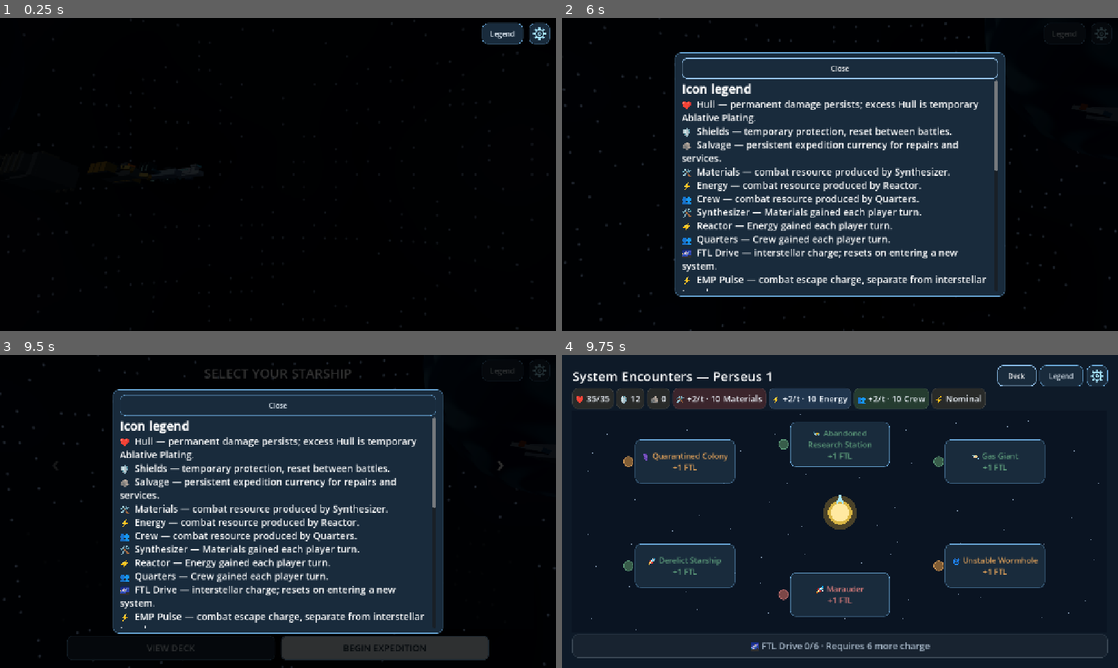
Above: before the commit, frames 1-4 (two rows, left to right).
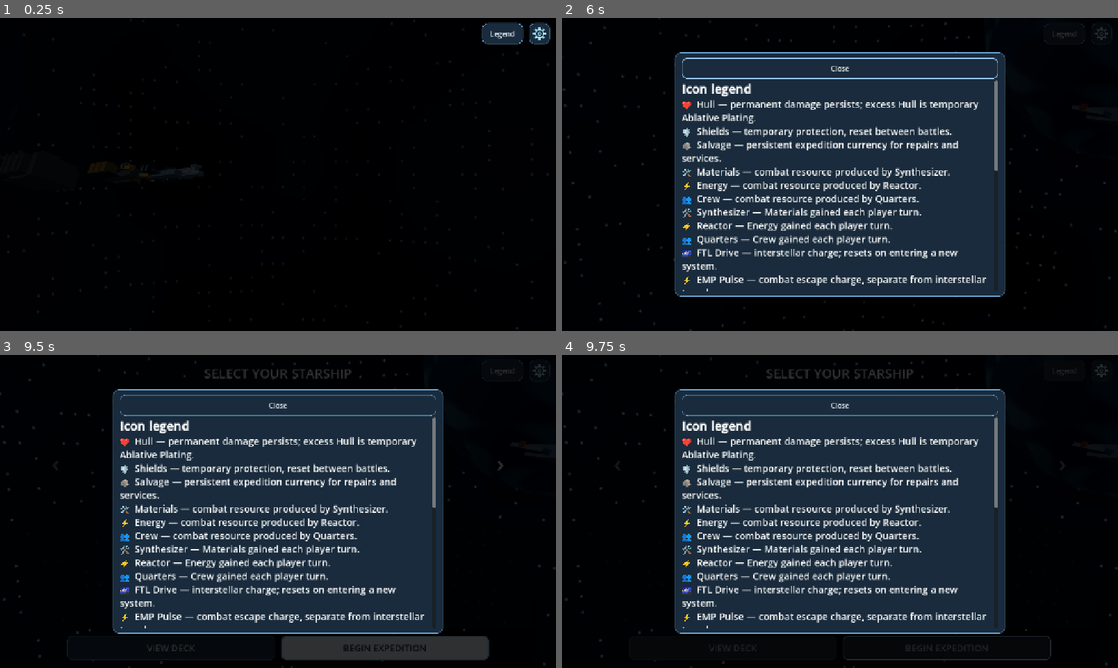
Above: after the commit, the same moments.

Repository: RPGMaster2000/arcospace
Game: Godot game, scene res://scenes/battle_setup.tscn
Same seed, same stepped clock (60 frames per second), same inputs: the game is played once before the commit and once after it. Sound files missing from this copy of the repository are replaced by a short silence.
Inputs (mouse positions are in pixels of both pictures, inside the frame that each line leads up to):
- Up to frame 1 (0.25 s): no input
- Up to frame 2 (6 s): click "Legend" at 0.5 s; click (1101, 33) at 1.25 s; move the mouse to (962, 158) at 2.02 s; hold Right (ui_right) 2.03-2.75 s; tap Tab at 2.1, 3.6, 5.1 s; click (962, 158) at 2.17 s; drag from (728, 190) to (812, 237) at 2.77 s; move the mouse to (895, 105) at 3.52 s; hold Right (ui_right) 3.53-4.25 s; drag from (812, 237) to (673, 127) at 4.27 s; move the mouse to (1006, 221) at 5.02 s; hold Left (ui_left) 5.03-5.75 s; drag from (673, 127) to (756, 96) at 5.77 s
- Up to frame 3 (9.5 s): click "BEGIN EXPEDITION" at 6.5 s; click "BEGIN EXPEDITION" at 7.25 s; click "›" at 8 s; click "VIEW DECK" at 8.75 s
- Up to frame 4 (9.75 s): tap Enter (ui_accept) at 9.5 s; move the mouse to (867, 511) at 9.52 s; hold Down (ui_down) from 9.53 s (still down); tap Tab at 9.6 s; click (867, 511) at 9.67 s

Frames 1-3 are identical in both runs. In frame 4, 88% of the frame differs, in the area x 0-100%, y 0-100%.

Commit message:
Add ship departure and guarded expedition reveal transitions

Diff:
--- a/scenes/battle_setup.tscn
+++ b/scenes/battle_setup.tscn
@@ -145,3 +145,10 @@
 offset_right = -76.0
 offset_bottom = 60.0
 text = "Legend"
+
+[node name="Transition" type="ColorRect" parent="."]
+visible = false
+anchors_preset = 15
+anchor_right = 1.0
+anchor_bottom = 1.0
+color = Color(1, 1, 1, 1)
--- a/scripts/battle_setup.gd
+++ b/scripts/battle_setup.gd
@@ -4,6 +4,12 @@
 const Save = preload("res://scripts/persistence/expedition_save.gd")
 const Ships = preload("res://scripts/ships/ship_library.gd")
 const Presentation = preload("res://scripts/ui/encounter_presentation.gd")
+@export_group("Gameplay transition")
+@export_range(0.05, 3) var white_fade_duration: float = 0.35
+@export_range(0.05, 3) var map_reveal_duration: float = 1.0
+@export_range(0.05, 1) var continue_fade_duration: float = 0.18
+var transition_tween: Tween
+var launch_data: Dictionary = {}
 var save_store = Save.new()
 var saved_run: Dictionary = {}
 var initial_settings: Dictionary = {}
@@ -33,6 +39,7 @@
 	deck_button.pressed.connect(func(): deck_viewer.show_ship(Ships.PLAYERS[selected_ship]))
 	showcase.populate(Ships.PLAYERS)
 	showcase.selection_ready.connect(_selection_ready)
+	showcase.departure_finished.connect(func(): _fade_to_game(launch_data, white_fade_duration))
 	selected_ship = clampi(int(initial_settings.get("player_ship", 0)), 0, Ships.PLAYERS.size() - 1)
 	_select(selected_ship)
 	previous_ship.pressed.connect(_navigate.bind(-1))
@@ -134,6 +141,7 @@
 
 
 func _request_new() -> void:
+	if showcase.phase != showcase.Phase.SHIP_SELECTION: return
 	if not saved_run.is_empty() or FileAccess.file_exists(save_store.path):
 		overwrite_confirmation.popup_centered(Vector2i(520, 180))
 	else:
@@ -141,30 +149,68 @@
 
 
 func _start() -> void:
+	if showcase.phase != showcase.Phase.SHIP_SELECTION: return
 	var candidate = preload("res://scripts/expedition_state.gd").new()
 	candidate.start(selected_ship, preload("res://encounters/expedition_rules.tres"))
 	if not save_store.save_run(candidate):
 		save_notice.dialog_text = save_store.error
 		save_notice.popup_centered(Vector2i(520, 180))
 		return
-	_launch({"state": candidate, "battle": {}})
+	launch_data = {"state": candidate, "battle": {}}
+	_set_actions_enabled(false)
+	showcase.select_ship(selected_ship, true)
+	showcase.depart()
 
 
 func _continue_expedition() -> void:
+	if showcase.phase != showcase.Phase.SHIP_SELECTION: return
 	var loaded: Dictionary = save_store.load_run()
 	if loaded.is_empty():
 		save_notice.dialog_text = save_store.error if not save_store.error.is_empty() else "No active expedition remains."
 		save_notice.popup_centered(Vector2i(520, 180))
 		return
-	_launch(loaded)
+	_fade_to_game(loaded, continue_fade_duration)
+
+
+func _fade_to_game(data: Dictionary, seconds: float) -> void:
+	_set_actions_enabled(false)
+	showcase.phase = showcase.Phase.LOADING
+	$Transition.show()
+	$Transition.modulate.a = 0.0
+	transition_tween = create_tween()
+	transition_tween.tween_property($Transition, "modulate:a", 1.0, minf(seconds, 0.12) if showcase.skip_cinematics else seconds)
+	transition_tween.tween_callback(_launch.bind(data))
 
 
 func _launch(data: Dictionary) -> void:
-	_set_actions_enabled(false)
 	var expedition = load("res://scenes/expedition.tscn").instantiate()
 	expedition.selected_ship = data.state.player_ship
 	expedition.resume_data = data
 	expedition.save_store = save_store
+	var tree: SceneTree = get_tree()
+	var was_paused: bool = tree.paused
+	tree.paused = true
 	get_parent().add_child(expedition)
-	get_tree().current_scene = expedition
+	tree.current_scene = expedition
+	# This temporary cover belongs to the destination, so no callback retains this menu.
+	var cover := CanvasLayer.new()
+	cover.layer = 300
+	cover.process_mode = Node.PROCESS_MODE_ALWAYS
+	expedition.add_child(cover)
+	var white := ColorRect.new()
+	white.color = Color.WHITE
+	white.set_anchors_and_offsets_preset(Control.PRESET_FULL_RECT)
+	cover.add_child(white)
+	var restore_pause: Callable = func(): tree.paused = was_paused
+	expedition.tree_exiting.connect(restore_pause)
+	var reveal: Tween = expedition.create_tween().set_pause_mode(Tween.TWEEN_PAUSE_PROCESS)
+	reveal.tween_property(white, "color:a", 0.0, minf(map_reveal_duration, 0.12) if showcase.skip_cinematics else map_reveal_duration)
+	reveal.tween_callback(func():
+		restore_pause.call()
+		expedition.tree_exiting.disconnect(restore_pause)
+		cover.queue_free())
 	queue_free()
+
+
+func _exit_tree() -> void:
+	if transition_tween != null: transition_tween.kill()
--- a/scripts/presentation/main_menu_3d.gd
+++ b/scripts/presentation/main_menu_3d.gd
@@ -31,6 +31,14 @@
 @export var framing_offset: Vector3 = Vector3.ZERO
 ## Optional camera distance corrections in library order, without changing ship geometry.
 @export var ship_camera_offsets: PackedVector3Array = PackedVector3Array()
+@export_group("Launch")
+@export_range(0.05, 5) var orientation_duration: float = 1.2
+@export var orientation_easing: Tween.EaseType = Tween.EASE_IN_OUT
+## Camera-space +X is screen right, +Y is screen up, -Z travels away.
+@export var departure_direction: Vector3 = Vector3(1, 0.65, -0.6)
+@export_range(0, 4) var departure_pause_duration: float = 1.0
+@export_range(1, 200) var departure_acceleration: float = 80.0
+@export_range(0.1, 4) var departure_travel_duration: float = 1.0
 var models: Array[Node3D] = []
 var selected_model: Node3D
 var camera_tween: Tween
@@ -139,6 +147,28 @@
 			camera_tween.tween_property(camera, "transform", target, selection_duration)
 
 
+func depart() -> void:
+	if phase != Phase.SHIP_SELECTION: return
+	phase = Phase.LAUNCHING
+	if camera_tween != null: camera_tween.kill()
+	_stop_tween()
+	phase_tween = create_tween()
+	if skip_cinematics:
+		phase_tween.tween_callback(departure_finished.emit)
+		return
+	var direction: Vector3 = (camera.global_basis * departure_direction).normalized()
+	if direction.is_zero_approx(): direction = camera.global_basis.x
+	var up: Vector3 = Vector3.UP if absf(direction.dot(Vector3.UP)) < 0.99 else Vector3.FORWARD
+	var side: Vector3 = direction.cross(up).normalized()
+	var heading := Basis(direction, side.cross(direction), side).get_rotation_quaternion()
+	phase_tween.set_ease(orientation_easing).set_trans(Tween.TRANS_SINE)
+	phase_tween.tween_property(selected_model, "quaternion", heading, orientation_duration)
+	phase_tween.tween_interval(departure_pause_duration)
+	var origin: Vector3 = selected_model.position
+	phase_tween.tween_method(func(t: float): selected_model.position = origin + direction * 0.5 * departure_acceleration * t * t, 0.0, departure_travel_duration, departure_travel_duration).set_trans(Tween.TRANS_LINEAR)
+	phase_tween.tween_callback(departure_finished.emit)
+
+
 func _exit_tree() -> void:
 	_stop_tween()
 	if camera_tween != null: camera_tween.kill()
--- /dev/null
+++ b/tests/cinematic_launch_test.gd
@@ -0,0 +1,65 @@
+extends SceneTree
+const Save = preload("res://scripts/persistence/expedition_save.gd")
+var failures: int = 0
+func check(value: bool, message: String) -> void:
+	if not value:
+		failures += 1
+		push_error(message)
+func _initialize() -> void: call_deferred("run")
+func run() -> void:
+	var store = Save.new()
+	store.path = "user://cinematic_launch.json"
+	store.clear_run()
+	var menu = load("res://scenes/battle_setup.tscn").instantiate()
+	menu.save_store = store
+	root.add_child(menu)
+	current_scene = menu
+	menu.showcase.advance()
+	menu.showcase.skip_cinematics = true
+	menu.showcase.advance()
+	await menu.showcase.selection_ready
+	menu.showcase.skip_cinematics = false
+	menu.showcase.orientation_duration = 0.03
+	menu.showcase.departure_pause_duration = 0.1
+	menu.map_reveal_duration = 0.1
+	menu.white_fade_duration = 0.1
+	menu._select(2)
+	menu._start()
+	var version: int = store.revision
+	menu._start()
+	menu._navigate(1)
+	check(menu.showcase.phase == menu.showcase.Phase.LAUNCHING and menu.selected_ship == 2 and menu.start_button.disabled, "Launch locks actions and repeated input")
+	check(store.revision == version, "Only one initialized run committed")
+	await menu.showcase.phase_tween.step_finished
+	var mount: Node3D = menu.showcase.selected_model
+	var direction: Vector3 = mount.basis.x.normalized()
+	var before: Vector2 = menu.showcase.camera.unproject_position(mount.global_position)
+	var after: Vector2 = menu.showcase.camera.unproject_position(mount.global_position + direction)
+	check(after.x > before.x and after.y < before.y, "Forward heading points toward screen upper-right")
+	await menu.showcase.departure_finished
+	check(not Rect2(Vector2.ZERO, Vector2(root.size)).has_point(menu.showcase.camera.unproject_position(mount.global_position)), "Acceleration exits viewport")
+	await create_timer(0.15).timeout
+	var expedition = current_scene
+	check(expedition != menu and expedition.state.player_ship == 2, "Launch uses selected ship and map")
+	check(paused, "Map stays locked during reveal")
+	await create_timer(0.2, true).timeout
+	check(not paused and expedition.view_kind != "battle", "Reveal restores interaction")
+	check(expedition._save_and_quit(), "Return to menu")
+	await process_frame
+	menu = current_scene
+	menu.showcase.skip_cinematics = true
+	menu.showcase.advance()
+	menu.showcase.advance()
+	await menu.showcase.selection_ready
+	menu._select(5)
+	menu.continue_fade_duration = 0.02
+	menu.map_reveal_duration = 0.02
+	menu._continue_expedition()
+	check(menu.showcase.phase == menu.showcase.Phase.LOADING, "Continue skips departure")
+	await create_timer(0.2, true).timeout
+	check(current_scene.state.player_ship == 2, "Continue retains saved ship despite highlighted Orion")
+	current_scene.queue_free()
+	await process_frame
+	store.clear_run()
+	print("Cinematic launch: %d failures" % failures)
+	quit(1 if failures else 0)
--- a/tests/combat_modifier_test.gd
+++ b/tests/combat_modifier_test.gd
@@ -166,8 +166,14 @@
 	await process_frame
 	var returned = current_scene
 	check(returned.selected_ship == 2, "Return to setup preserves ship selection")
+	returned.showcase.skip_cinematics = true
+	returned.showcase._stop_tween()
+	returned.showcase.phase = returned.showcase.Phase.SHIP_SELECTION
+	returned._selection_ready()
+	returned.white_fade_duration = 0.001
+	returned.map_reveal_duration = 0.001
 	returned.start_button.pressed.emit()
-	await process_frame
+	for frame in range(8): await process_frame
 	var restarted = current_scene
 	check(restarted.state.player_ship == 2 and restarted.state.ship() == preload("res://scripts/ships/ship_library.gd").PLAYERS[2], "Begin expedition uses selected ship Resource")
 	restarted.queue_free()
--- a/tests/expedition_resume_test.gd
+++ b/tests/expedition_resume_test.gd
@@ -60,6 +60,10 @@
 	check(host._save_and_quit(), "Save and Quit succeeds")
 	await process_frame
 	var menu = current_scene
+	menu.showcase.skip_cinematics = true
+	menu.continue_fade_duration = 0.001
+	menu.white_fade_duration = 0.001
+	menu.map_reveal_duration = 0.001
 	menu.showcase._stop_tween()
 	menu.showcase.phase = menu.showcase.Phase.SHIP_SELECTION
 	menu._selection_ready()
@@ -86,7 +90,7 @@
 	DirAccess.remove_absolute(store.path + ".tmp")
 	menu.save_notice.hide()
 	menu._continue_expedition()
-	await process_frame
+	for frame in range(8): await process_frame
 	host = current_scene
 	host.battle.enemy_timer.stop()
 	check(opening(host.battle) == expected, "Same enemy modifier stats opening decks and RNG after interruption")
--- a/tests/startup_flow_test.gd
+++ b/tests/startup_flow_test.gd
@@ -50,6 +50,10 @@
 		await settle()
 		menu._select(index)
 		await settle()
+		menu.showcase.skip_cinematics = true
+		menu.continue_fade_duration = 0.001
+		menu.white_fade_duration = 0.001
+		menu.map_reveal_duration = 0.001
 		menu.showcase._stop_tween()
 		menu.showcase.phase = menu.showcase.Phase.SHIP_SELECTION
 		menu._selection_ready()
--- a/tests/ui_overhaul_test.gd
+++ b/tests/ui_overhaul_test.gd
@@ -244,6 +244,12 @@
 	defeated.get_node("MatchResult/Panel/Configure").pressed.emit()
 	await settle()
 	check(current_scene.scene_file_path.ends_with("battle_setup.tscn"), "Defeat goes to ship selection")
+	current_scene.showcase.skip_cinematics = true
+	current_scene.showcase._stop_tween()
+	current_scene.showcase.phase = current_scene.showcase.Phase.SHIP_SELECTION
+	current_scene._selection_ready()
+	current_scene.white_fade_duration = 0.001
+	current_scene.map_reveal_duration = 0.001
 	current_scene._select(1)
 	current_scene._start()
 	await settle()
Not shown, added: tests/cinematic_launch_test.gd.uid
